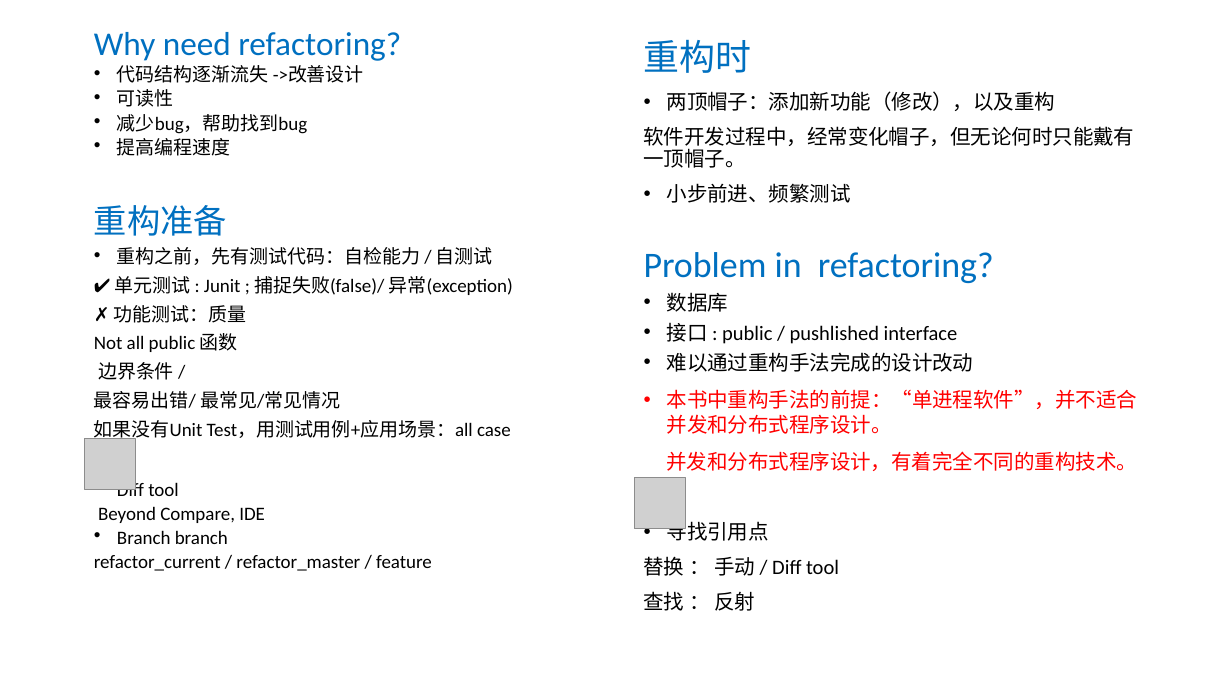
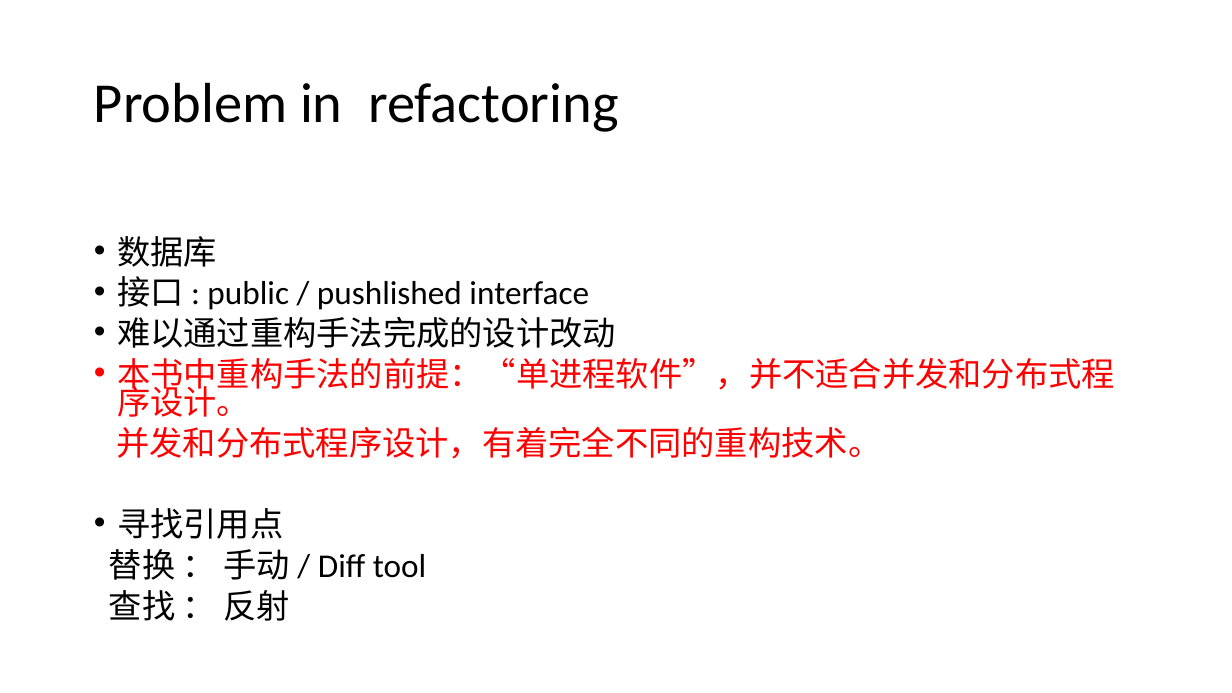
Before and after one commit to YingVickyCao/YingVickyCao.github.io, a slide deck: slide 15 of books/refactoring_improve_the_design_of_existing_code/Refactoring.pptx (slide 8 before the commit). Drawn at 1232x693 pixels with LibreOffice and Linux fonts; fonts in the diff are those of the drawing; grey boxes stand for pictures. Boxes give left, top, right and bottom in pixels: in the first picture for what was removed or moved away, otherwise in the second. Text is boxed around its words. In the diff, an @@ line names an element or a change of style, - is before the commit and + after.

```diff
--- a/books/refactoring_improve_the_design_of_existing_code/Refactoring.pptx
+++ b/books/refactoring_improve_the_design_of_existing_code/Refactoring.pptx
@@ text removed at [94,32,513,571] @@
-Why need refactoring?
-• 代码结构逐渐流失 ->改善设计
-• 可读性
-• 减少bug，帮助找到bug
-• 提高编程速度
-重构准备
-• 重构之前，先有测试代码：自检能力 / 自测试
-✔ 单元测试 : Junit ; 捕捉失败(false)/ 异常(exception)
-✗ 功能测试：质量
-Not all public 函数
-边界条件 /
-最容易出错/ 最常见/常见情况
-如果没有Unit Test，用测试用例+应用场景：all case
-• Diff tool
-Beyond Compare, IDE
-• Branch branch
-refactor_current / refactor_master / feature
@@ text at [644,39,1135,283]: paragraphs removed @@
-重构时
-• 两顶帽子：添加新功能（修改），以及重构
-软件开发过程中，经常变化帽子，但无论何时只能戴有一顶帽子。
-• 小步前进、频繁测试
-Problem in refactoring?
@@ title added at [94,82,618,132], 44 pt, text #000000 @@
+Problem in refactoring
@@ text "数据库": place and size @@
-text "数据库" at [644,39,1138,611]
+text "数据库" at [109,236,1115,621]
@@ text "数据库" at [109,236,1115,621]: size 16 to 25.9 pt; line spacing 1 to 0.7; line spacing 0.9 to 0.7 @@
@@ picture removed at [85,439,136,490] @@
@@ picture removed at [634,478,685,529] @@
```
Also in this commit, not shown: 6 other slides changed, 8 slides added, 1 slide removed, 1 other file.
